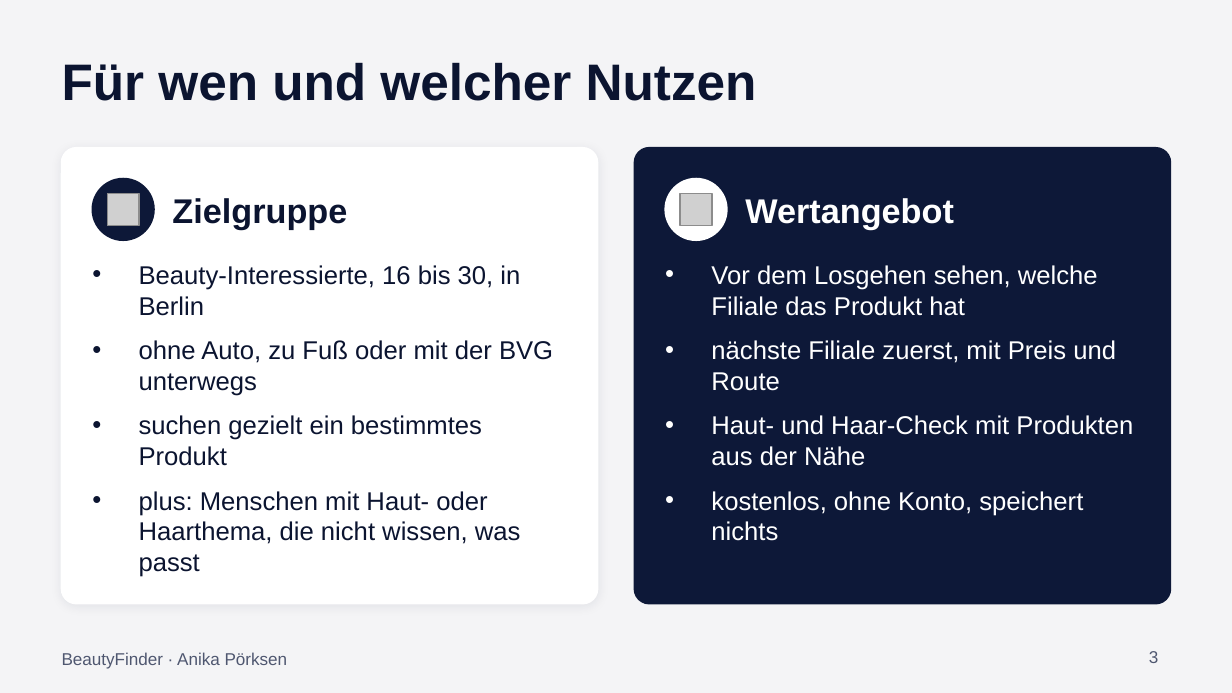
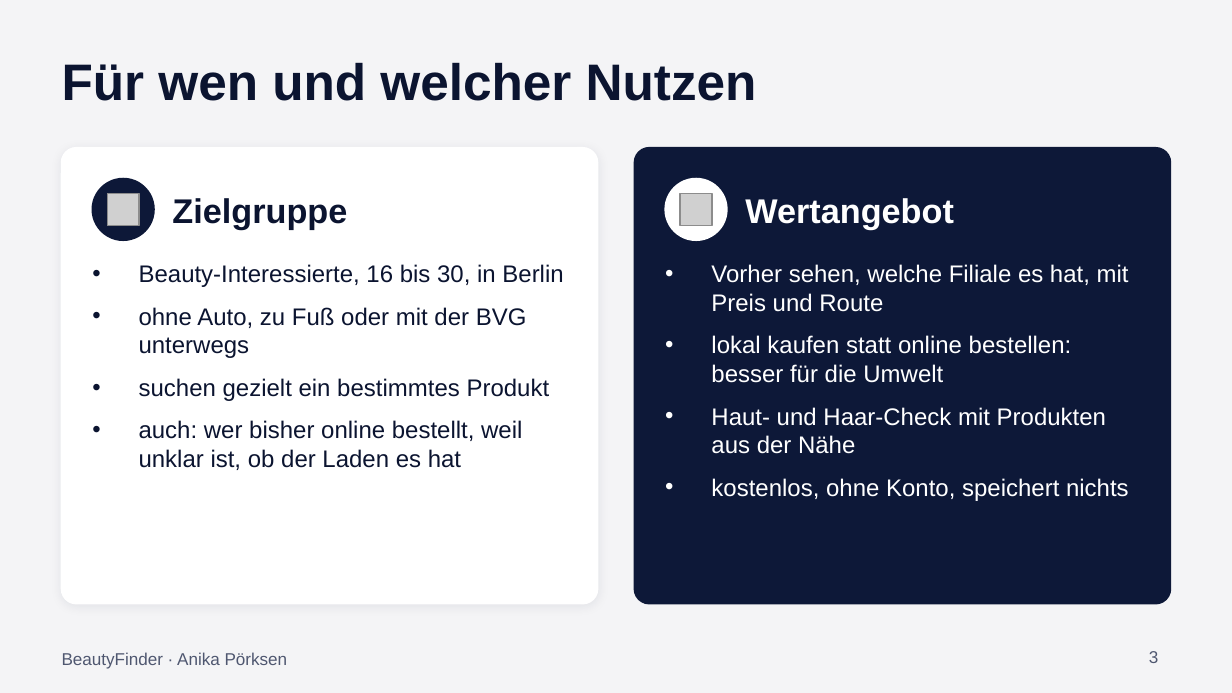
Before and after one commit to anikaprksn/Digitale-WElten, a slide deck: slide 3 of abgabe/Praesentation_BeautyFinder.pptx. Drawn at 1232x693 pixels with LibreOffice and Linux fonts; fonts in the diff are those of the drawing; grey boxes stand for pictures. Boxes give left, top, right and bottom in pixels: in the first picture for what was removed or moved away, otherwise in the second. Text is boxed around its words. In the diff, an @@ line names an element or a change of style, - is before the commit and + after.

```diff
--- a/abgabe/Praesentation_BeautyFinder.pptx
+++ b/abgabe/Praesentation_BeautyFinder.pptx
@@ text at [139, 264, 563, 401]: size 15 to 14 pt in "Beauty-Interessierte, 16 bis 30, in Berlin", "ohne Auto, zu Fuß oder mit der ...", "suchen gezielt ein bestimmtes Produkt" @@
@@ text at [711, 264, 1129, 383]: text changed; size 15 to 14 pt @@
-• Vor dem Losgehen sehen, welche Filiale das Produkt hat
-• nächste Filiale zuerst, mit Preis und Route
+• Vorher sehen, welche Filiale es hat, mit Preis und Route
+• lokal kaufen statt online bestellen: besser für die Umwelt
@@ text at [711, 407, 1129, 501]: size 15 to 14 pt in "Haut- und Haar-Check mit Produkten aus der ...", "kostenlos, ohne Konto, speichert nichts" @@
@@ text at [139, 420, 522, 470]: text changed; size 15 to 14 pt @@
-• plus: Menschen mit Haut- oder Haarthema, die nicht wissen, was passt
+• auch: wer bisher online bestellt, weil unklar ist, ob der Laden es hat
```
Also in this commit, not shown: 1 other slide changed, 4 other files.
